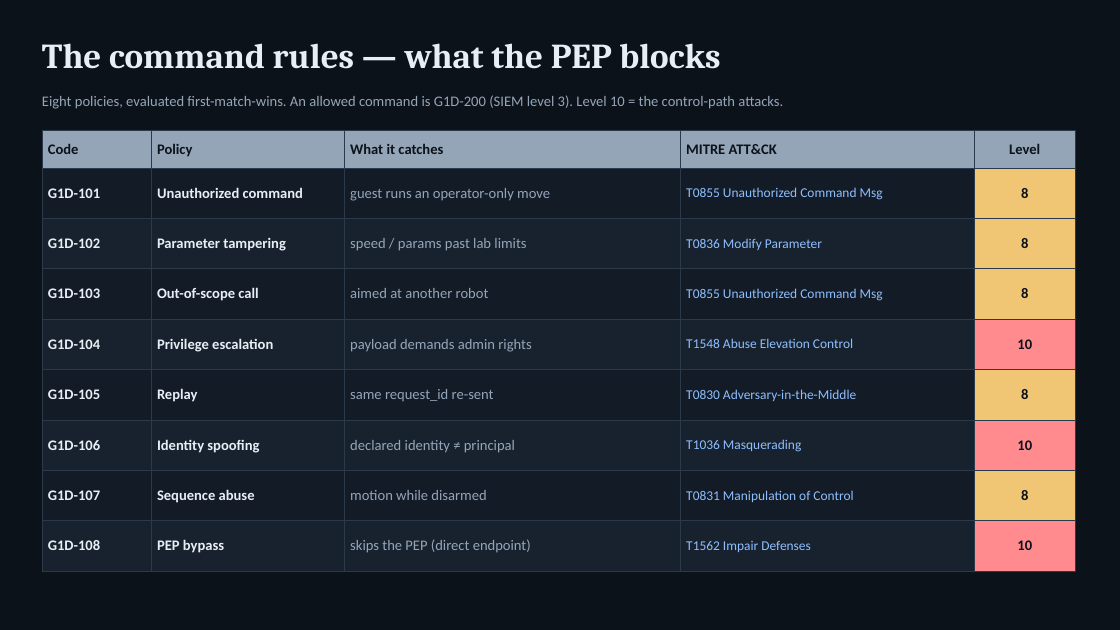
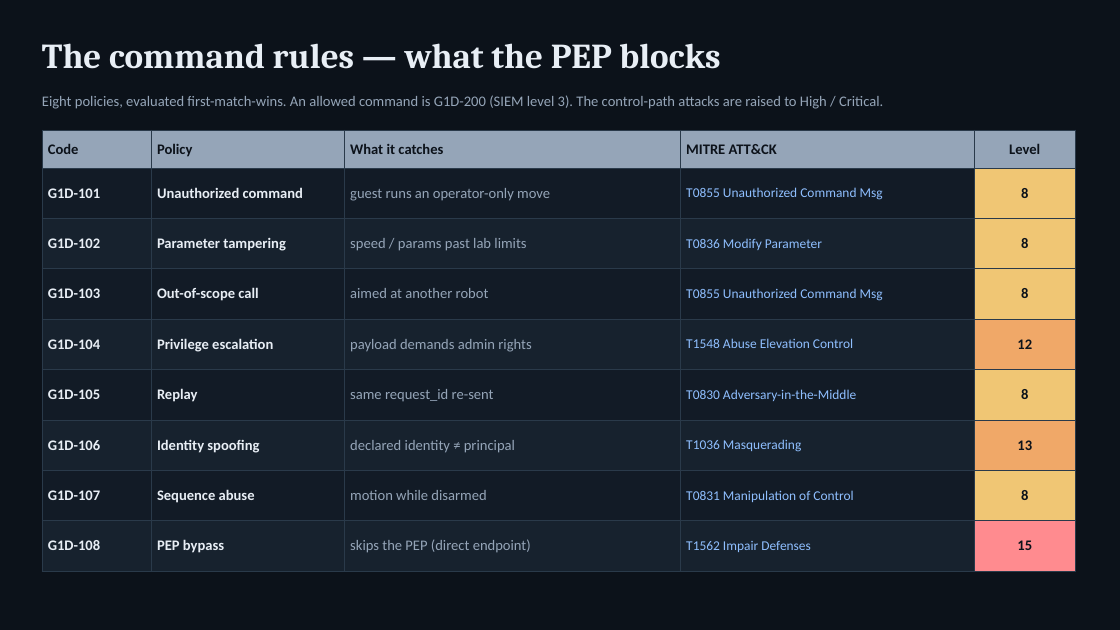
Before and after one commit to jmargni/CyberTwin-G1D, a slide deck: slide 3 of docs/DGS-G1D-PEP-demo.pptx. Drawn at 1120x630 pixels with LibreOffice and Linux fonts; fonts in the diff are those of the drawing. Boxes give left, top, right and bottom in pixels: in the first picture for what was removed or moved away, otherwise in the second. Text is boxed around its words. In the diff, an @@ line names an element or a change of style, - is before the commit and + after.

```diff
--- a/docs/DGS-G1D-PEP-demo.pptx
+++ b/docs/DGS-G1D-PEP-demo.pptx
@@ text at <box>42,95,883,109</box>: text changed @@
-Eight policies, evaluated first-match-wins. An allowed command is G1D-200 (SIEM level 3). Level 10 = the control-path attacks.
+Eight policies, evaluated first-match-wins. An allowed command is G1D-200 (SIEM level 3). The control-path attacks are raised to High / Critical.
@@ table at <box>42,130,1075,557</box> @@
-row 5, column 5: 10
+row 5, column 5: 12
-row 7, column 5: 10
+row 7, column 5: 13
-row 9, column 5: 10
+row 9, column 5: 15
@@ fill #FF8B8F to #F0A868 in 2 cells @@
```
Also in this commit, not shown: 1 slide added, 1 slide removed, 2 other files.
